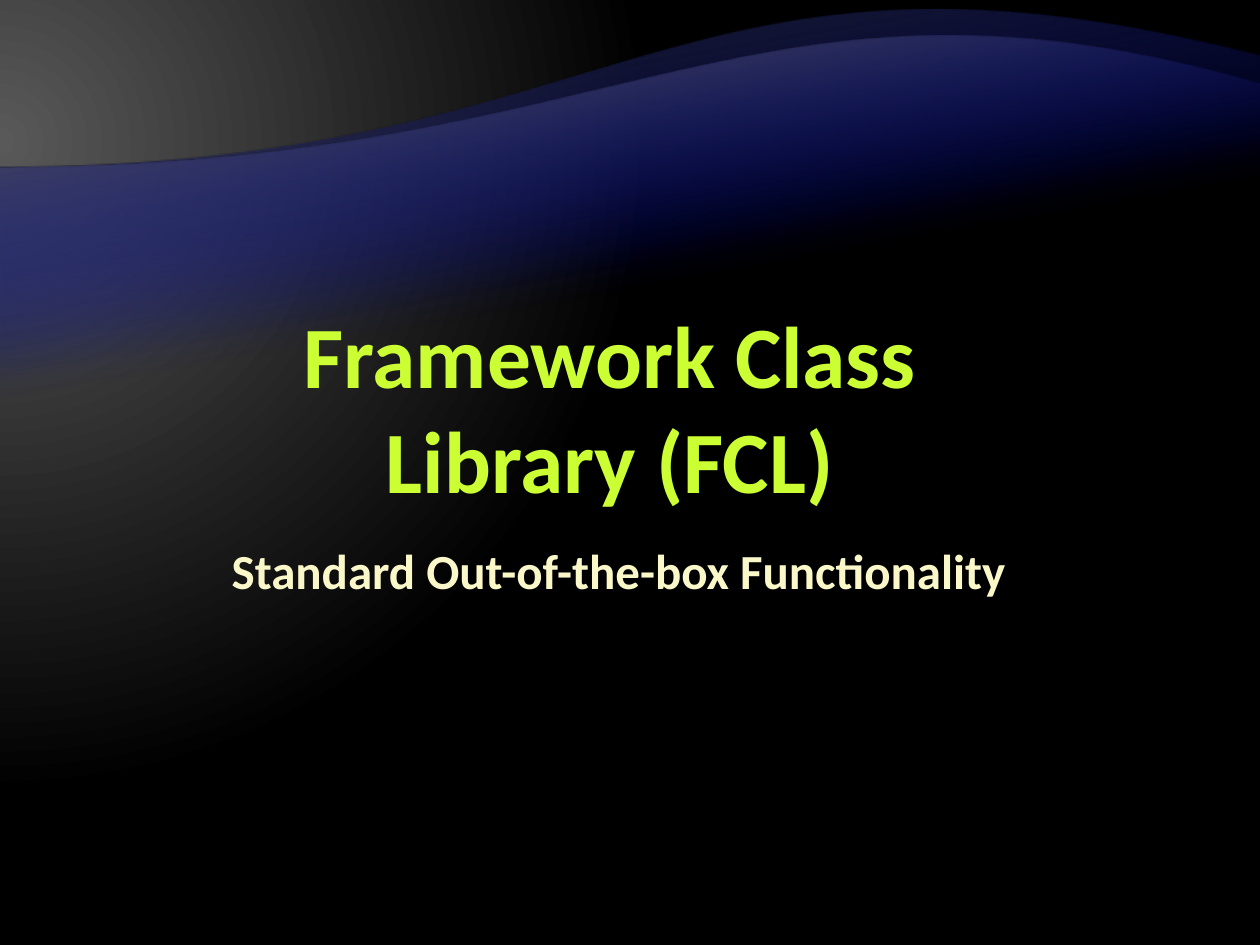
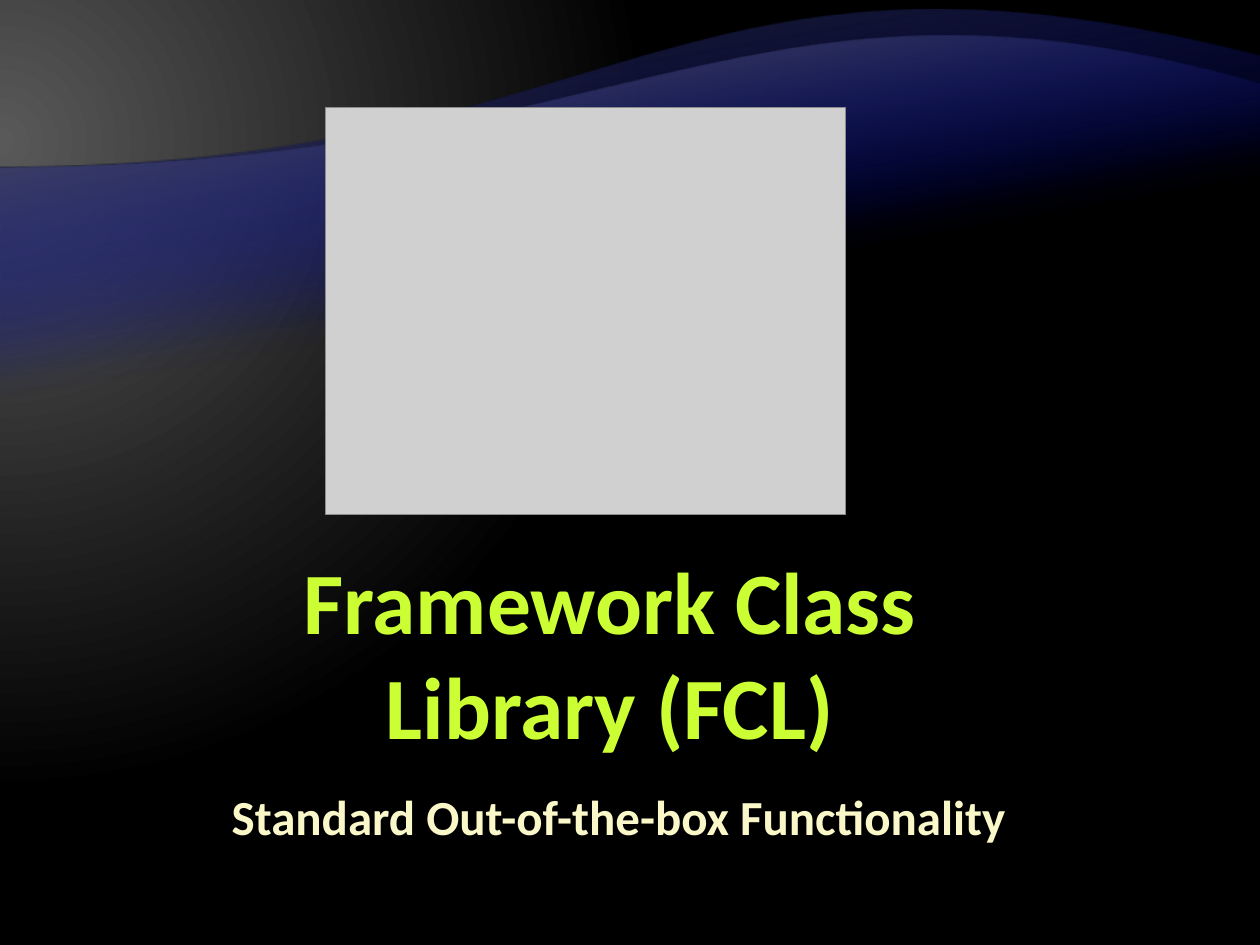
Before and after one commit to Graveheart/aspnetcourse, a slide deck: slide 46 of lectures/1. .NET Framework Overview.pptx. Drawn at 1260x945 pixels with LibreOffice and Linux fonts; fonts in the diff are those of the drawing; grey boxes stand for pictures; background and template pictures are left out. Boxes give left, top, right and bottom in pixels: in the first picture for what was removed or moved away, otherwise in the second. Text is boxed around its words. In the diff, an @@ line names an element or a change of style, - is before the commit and + after.

```diff
--- a/lectures/1. .NET Framework Overview.pptx
+++ b/lectures/1. .NET Framework Overview.pptx
@@ picture added at (325,108,844,515) @@
@@ title "Framework Class Library (FCL)": place and size @@
-title "Framework Class Library (FCL)" at (304,326,916,507)
+title "Framework Class Library (FCL)" at (304,572,916,753)
@@ subtitle "Standard Out-of-the-box Functionality": place and size @@
-subtitle "Standard Out-of-the-box Functionality" at (232,554,1005,597)
+subtitle "Standard Out-of-the-box Functionality" at (232,800,1005,843)
```
Also in this commit, not shown: 20 other slides changed.
